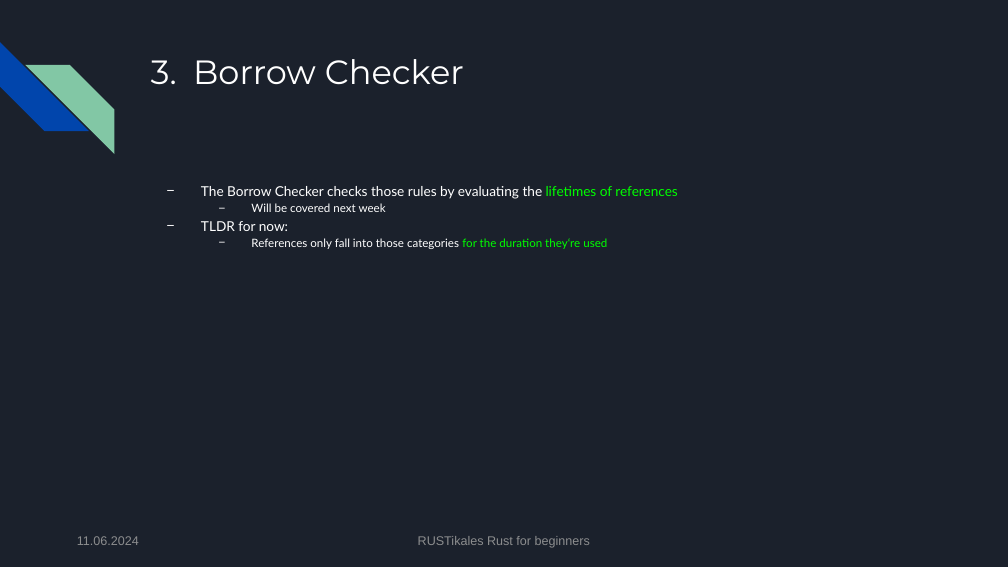
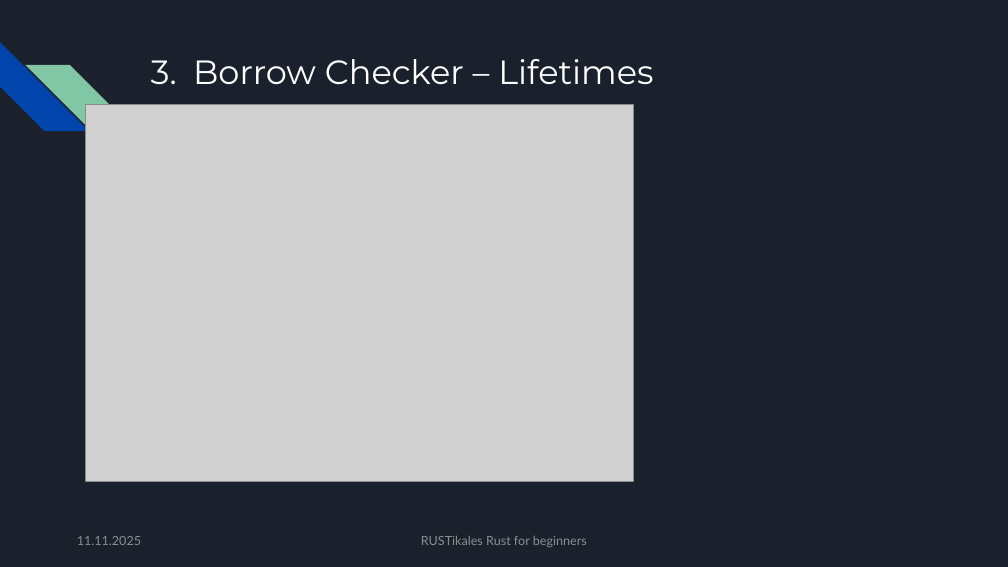
Before and after one commit to pfhaupt/progkurs, a slide deck: slide 126 of rust-beginner/05 - Ownership and Borrow Checker/05 - original.pptx (slide 119 before the commit). Drawn at 1008x567 pixels with LibreOffice and Linux fonts; fonts in the diff are those of the drawing; grey boxes stand for pictures. Boxes give left, top, right and bottom in pixels: in the first picture for what was removed or moved away, otherwise in the second. Text is boxed around its words. In the diff, an @@ line names an element or a change of style, - is before the commit and + after.

Commit message:
[R-B-05] Update slides
- Move Lifetime chapter from R-B-06 to here
  - This means that R-B-07 may have to be merged into R-B-06
- Increase font size
- Unite text font

```diff
--- a/rust-beginner/05 - Ownership and Borrow Checker/05 - original.pptx
+++ b/rust-beginner/05 - Ownership and Borrow Checker/05 - original.pptx
@@ title at bbox=[193, 59, 653, 85]: text changed @@
-3. Borrow Checker
+3. Borrow Checker – Lifetimes
@@ picture added at bbox=[86, 105, 634, 482] @@
@@ text removed at bbox=[201, 186, 677, 249] @@
-− The Borrow Checker checks those rules by evaluating the lifetimes of references
-  − Will be covered next week
-− TLDR for now:
-  − References only fall into those categories for the duration they‘re used
@@ text at bbox=[77, 536, 141, 545]: text changed; font Arial to Lato @@
-11.06.2024
+11.11.2025
@@ text "RUSTikales Rust for beginners" at bbox=[421, 536, 587, 547]: font Arial to Lato @@
```
Also in this commit, not shown: 145 other slides changed, 19 slides added, 1 slide removed, 1 other file.
